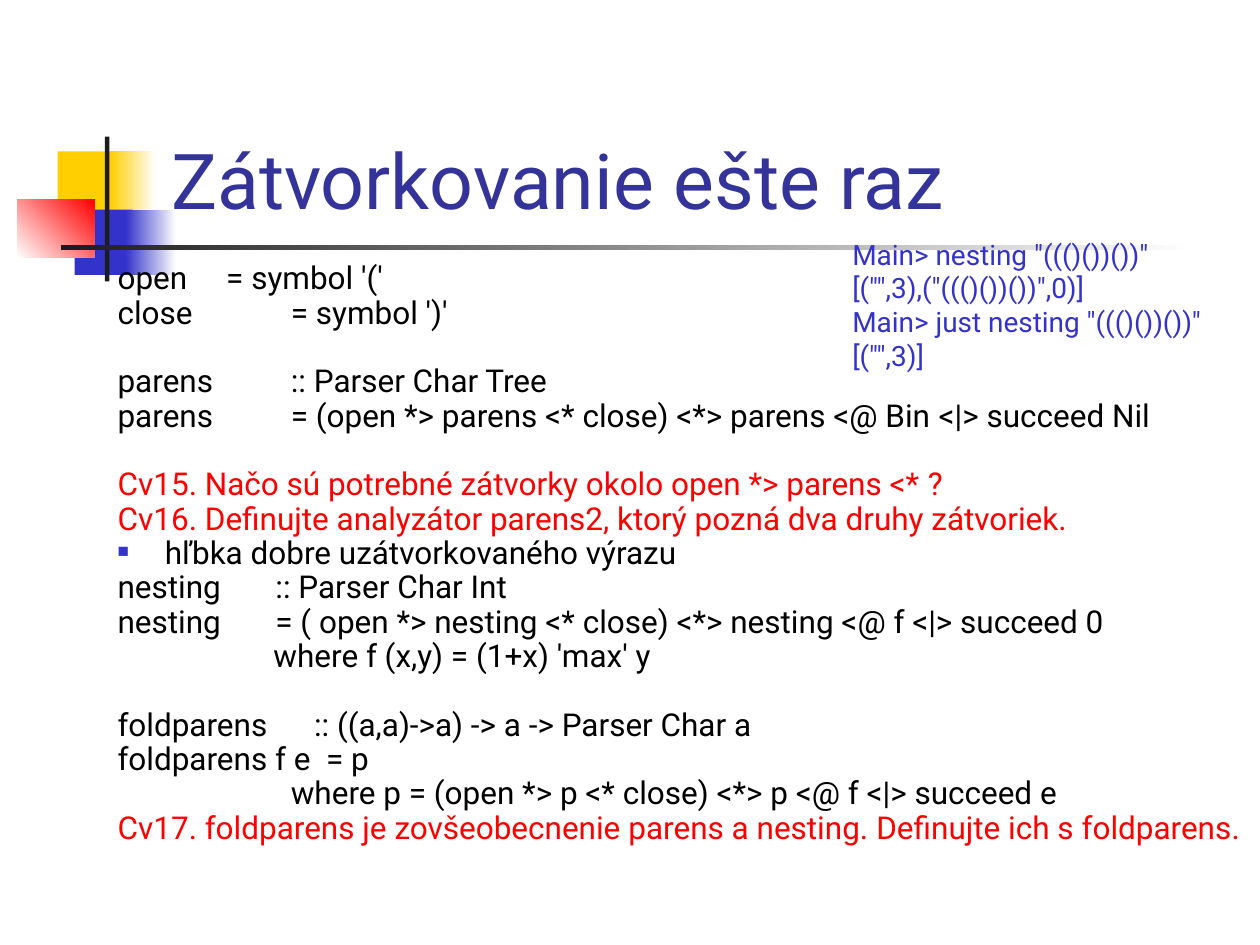
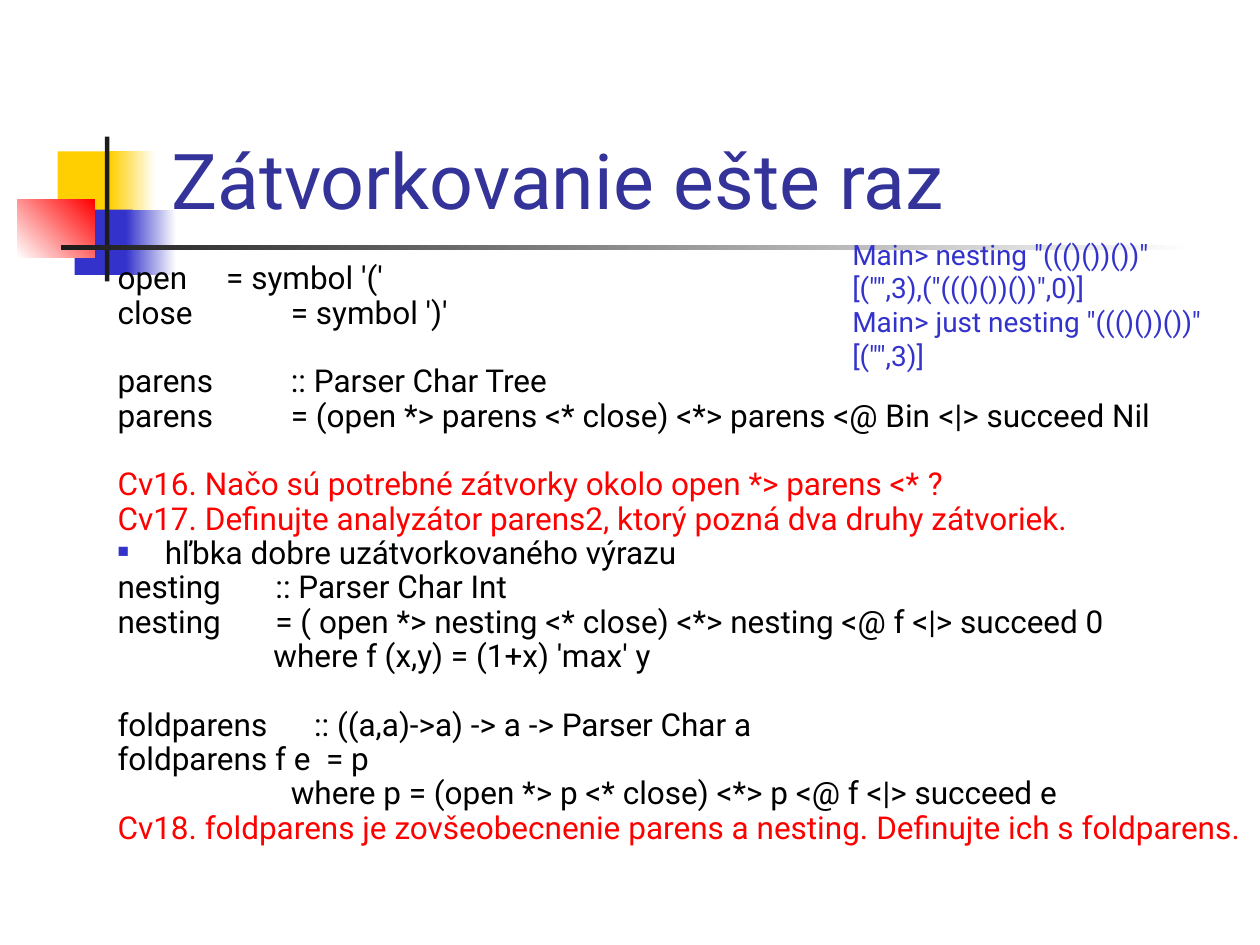
Before and after one commit to Funkcionalne/Prednasky, a slide deck: slide 19 of 09/09_fpro.ppt. Drawn at 1260x945 pixels with LibreOffice and Linux fonts; fonts in the diff are those of the drawing. Boxes give left, top, right and bottom in pixels: in the first picture for what was removed or moved away, otherwise in the second. Text is boxed around its words. In the diff, an @@ line names an element or a change of style, - is before the commit and + after.

```diff
--- a/09/09_fpro.ppt
+++ b/09/09_fpro.ppt
@@ text at (118,471,1066,537): text changed @@
-Cv15. Načo sú potrebné zátvorky okolo open *> parens <* ?
-Cv16. Definujte analyzátor parens2, ktorý pozná dva druhy zátvoriek.
+Cv16. Načo sú potrebné zátvorky okolo open *> parens <* ?
+Cv17. Definujte analyzátor parens2, ktorý pozná dva druhy zátvoriek.
@@ text at (118,810,1240,846): text changed @@
-Cv17. foldparens je zovšeobecnenie parens a nesting. Definujte ich s foldparens.
+Cv18. foldparens je zovšeobecnenie parens a nesting. Definujte ich s foldparens.
```
Also in this commit, not shown: 3 other slides changed, 1 slide added, 1 other file.
